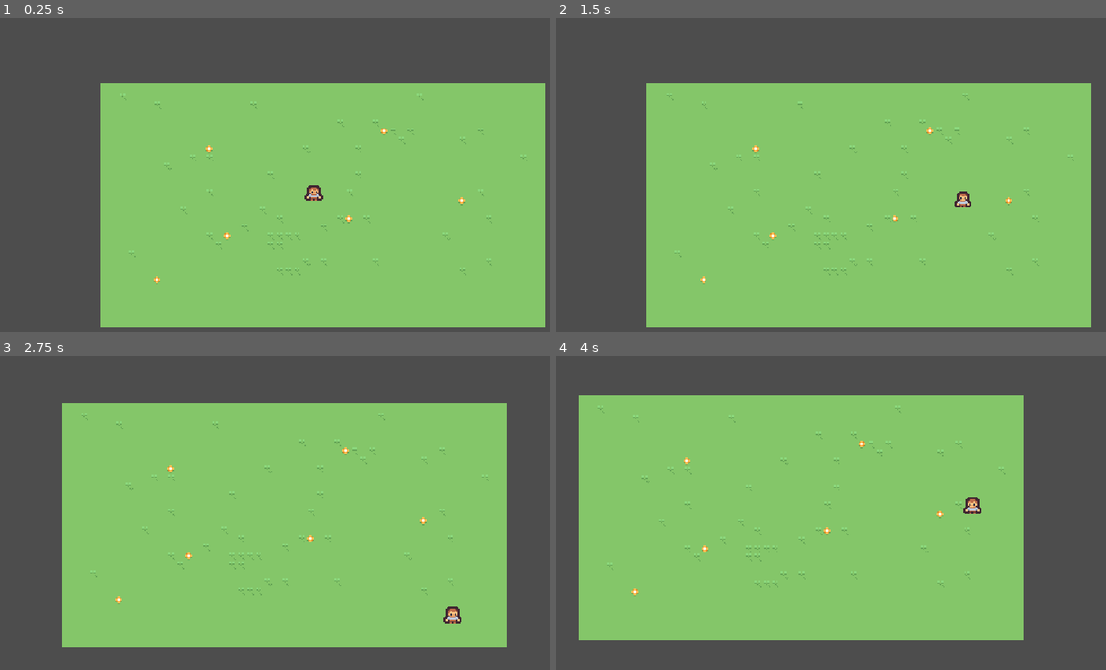
Above: before the commit, frames 1-4 (two rows, left to right).
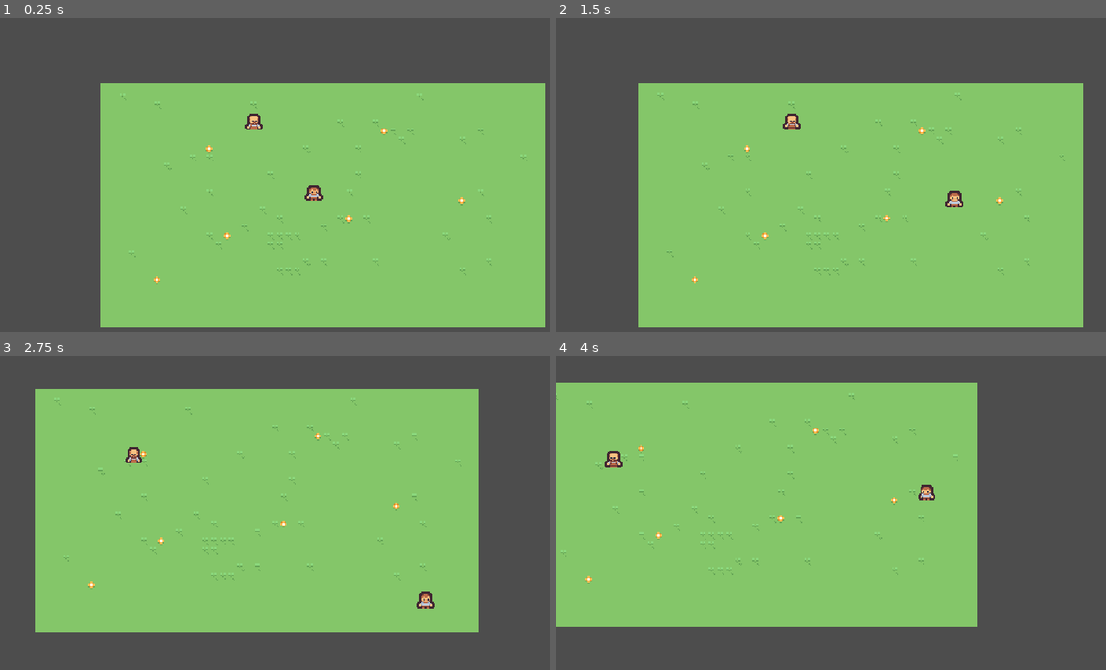
Above: after the commit, the same moments.

Repository: chamerlish/godot-wild-jam-97
Game: Godot game, scene res://scene/worlds/world.tscn
Two runs of this game, one before a commit and one after it. Both use one fixed random seed, a clock stepped at 60 frames per second and the inputs below.
Inputs:
- Up to frame 1 (0.25 s): no input
- Up to frame 2 (1.5 s): tap Enter at 0.5 s; hold Right (ui_right) 0.53-1.28 s; hold Down (ui_down) from 1.28 s (still down)
- Up to frame 3 (2.75 s): release Down (ui_down) at 2.03 s; hold Right (ui_right) from 2.03 s (still down)
- Up to frame 4 (4 s): release Right (ui_right) at 2.78 s; hold Up (ui_up) 2.78-3.53 s; hold Left (ui_left) from 3.53 s (still down)

The runs differ from the first frame. In frame 1, 0.1% of the frame differs, in the area x 44-48%, y 30-36%; in frame 2, 3.2%; in frame 3, 16%; in frame 4, 17%, in the area x 0-86%, y 8-91%.

Commit message:
npc and they run and look around

Diff:
--- /dev/null
+++ b/scene/entities/npc/npc.tscn
@@ -0,0 +1,34 @@
+[gd_scene format=3 uid="uid://coum6axb5iqnt"]
+
+[ext_resource type="Texture2D" uid="uid://ddyc2p5rgj3n7" path="res://textures/entity/player/tilemap_packed.png" id="1_26ic4"]
+[ext_resource type="Script" uid="uid://cl5x8dfhs1hgs" path="res://scripts/entities/npc/npc.gd" id="1_r8owc"]
+
+[sub_resource type="RectangleShape2D" id="RectangleShape2D_r8owc"]
+size = Vector2(16, 16)
+
+[node name="Npc" type="CharacterBody2D" unique_id=899144295]
+motion_mode = 1
+wall_min_slide_angle = 0.0
+script = ExtResource("1_r8owc")
+
+[node name="Sprite2D" type="Sprite2D" parent="." unique_id=538684351]
+texture_filter = 1
+texture = ExtResource("1_26ic4")
+hframes = 12
+vframes = 11
+frame = 86
+
+[node name="CollisionShape2D" type="CollisionShape2D" parent="." unique_id=92601429]
+shape = SubResource("RectangleShape2D_r8owc")
+
+[node name="ChangeDirectionDelay" type="Timer" parent="." unique_id=1450495023]
+one_shot = true
+autostart = true
+
+[node name="RunningBreakTime" type="Timer" parent="." unique_id=1613794258]
+one_shot = true
+
+[node name="FlipLookingDelay" type="Timer" parent="." unique_id=1172069595]
+wait_time = 0.25
+
+[connection signal="timeout" from="ChangeDirectionDelay" to="." method="_on_change_direction_delay_timeout" flags=18]
--- a/scene/worlds/world.tscn
+++ b/scene/worlds/world.tscn
@@ -3,6 +3,7 @@
 [ext_resource type="Texture2D" uid="uid://bqsklppml0k5u" path="res://textures/tiles/tilemap_packed.png" id="1_w12ll"]
 [ext_resource type="PackedScene" uid="uid://wwaqh3ycqk68" path="res://scene/entities/player/player.tscn" id="2_p0h4x"]
 [ext_resource type="Script" uid="uid://c4a5vaecbit8k" path="res://scripts/entities/player/player_camera.gd" id="3_3e82u"]
+[ext_resource type="PackedScene" uid="uid://coum6axb5iqnt" path="res://scene/entities/npc/npc.tscn" id="4_tmwor"]
 
 [sub_resource type="TileSetAtlasSource" id="TileSetAtlasSource_p0h4x"]
 texture = ExtResource("1_w12ll")
@@ -155,3 +156,6 @@
 [node name="PlayerCamera" type="Camera2D" parent="." unique_id=2042026055 node_paths=PackedStringArray("player_node")]
 script = ExtResource("3_3e82u")
 player_node = NodePath("../Player")
+
+[node name="Npc" parent="." unique_id=899144295 instance=ExtResource("4_tmwor")]
+position = Vector2(-110, -130)
--- /dev/null
+++ b/scripts/entities/entity.gd
@@ -0,0 +1,7 @@
+class_name Entity extends CharacterBody2D
+
+@onready var sprite: Sprite2D = $Sprite2D
+
+func _process(_delta: float) -> void:
+	if !velocity.x == 0:
+		sprite.flip_h = velocity.x < 0
--- /dev/null
+++ b/scripts/entities/npc/npc.gd
@@ -0,0 +1,45 @@
+extends Entity
+
+const SPEED = 150.0
+
+var target_direction: Vector2
+
+func _physics_process(_delta: float) -> void:
+	velocity = target_direction.normalized() * SPEED
+
+	move_and_slide()
+
+	var collision = get_last_slide_collision()
+	if collision and not collision.get_collider() is Player:
+		target_direction = generate_random_direction()
+		print("h")
+
+@onready var running_break_time: Timer = $RunningBreakTime
+@onready var flip_looking_delay: Timer = $FlipLookingDelay
+
+
+func generate_random_direction() -> Vector2:
+	return Vector2(
+		randf_range(-1.0, 1.0),
+		randf_range(-1.0, 1.0)
+	)
+
+
+func _on_change_direction_delay_timeout(source: Timer) -> void:
+	target_direction = Vector2.ZERO
+	velocity = Vector2.ZERO
+
+
+	running_break_time.start()
+	look_around(source)
+	await running_break_time.timeout
+	source.start()
+
+
+	target_direction = generate_random_direction()
+
+func look_around(delay_timer: Timer) -> void:
+	while delay_timer.time_left == 0:
+		flip_looking_delay.start()
+		sprite.flip_h = !sprite.flip_h
+		await flip_looking_delay.timeout
--- a/scripts/entities/player/player.gd
+++ b/scripts/entities/player/player.gd
@@ -1,10 +1,9 @@
-class_name Player extends CharacterBody2D
+class_name Player extends Entity
 
 const MAX_SPEED: float = 250.0
 const ACCELERATION: float = 800.0
 const FRICTION: float = 600.0
 
-@onready var sprite: Sprite2D = $Sprite2D
 
 func _physics_process(delta):
 	var direction = Input.get_vector("ui_left", "ui_right", "ui_up", "ui_down")
@@ -15,8 +14,5 @@
 		velocity = velocity.move_toward(Vector2.ZERO, FRICTION * delta)
 
 
-	if !velocity.x == 0:
-		sprite.flip_h = velocity.x < 0
-
 
 	move_and_slide()
--- a/scripts/entities/player/player_camera.gd
+++ b/scripts/entities/player/player_camera.gd
@@ -1,6 +1,6 @@
 extends Camera2D
 
-const CAM_FOLLOW_WEIGHT: float = 0.25
+const CAM_FOLLOW_WEIGHT: float = 0.50
 
 @export var player_node: Player
 
Not shown, added: scripts/entities/entity.gd.uid
Not shown, added: scripts/entities/npc/npc.gd.uid
